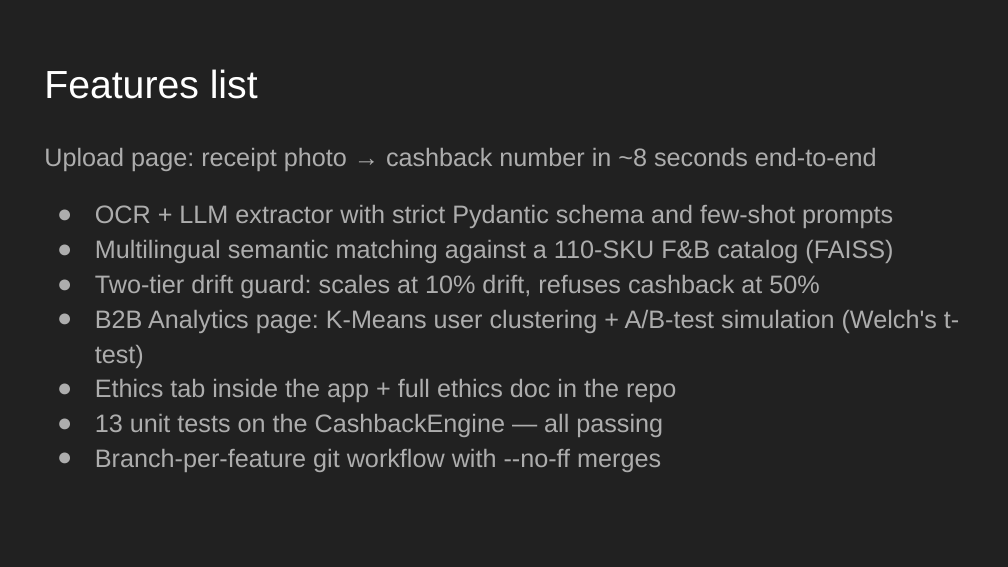
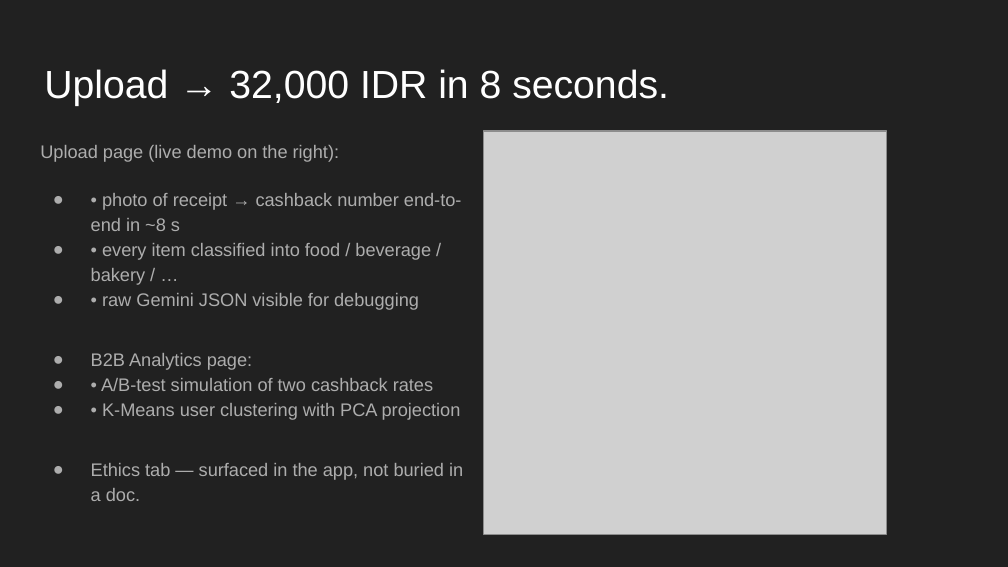
Before and after one commit to alexgl77/receipt-to-cashback, a slide deck: slide 4 of presentation/Receipt-to-Cashback.pptx. Drawn at 1008x567 pixels with LibreOffice and Linux fonts; fonts in the diff are those of the drawing; grey boxes stand for pictures. Boxes give left, top, right and bottom in pixels: in the first picture for what was removed or moved away, otherwise in the second. Text is boxed around its words. In the diff, an @@ line names an element or a change of style, - is before the commit and + after.

```diff
--- a/presentation/Receipt-to-Cashback.pptx
+++ b/presentation/Receipt-to-Cashback.pptx
@@ title at box(44, 69, 669, 106): text changed @@
-Features list
+Upload → 32,000 IDR in 8 seconds.
@@ text at box(40, 145, 463, 501): text changed; size 18 to 13 pt @@
-Upload page: receipt photo → cashback number in ~8 seconds end-to-end
-● OCR + LLM extractor with strict Pydantic schema and few-shot prompts
-● Multilingual semantic matching against a 110-SKU F&B catalog (FAISS)
-● Two-tier drift guard: scales at 10% drift, refuses cashback at 50%
-● B2B Analytics page: K-Means user clustering + A/B-test simulation (Welch's t-test)
-● Ethics tab inside the app + full ethics doc in the repo
-● 13 unit tests on the CashbackEngine — all passing
-● Branch-per-feature git workflow with --no-ff merges
+Upload page (live demo on the right):
+● • photo of receipt → cashback number end-to-end in ~8 s
+● • every item classified into food / beverage / bakery / …
+● • raw Gemini JSON visible for debugging
+● B2B Analytics page:
+● • A/B-test simulation of two cashback rates
+● • K-Means user clustering with PCA projection
+● Ethics tab — surfaced in the app, not buried in a doc.
@@ picture added at box(484, 131, 887, 534) @@
```
Also in this commit, not shown: 6 other slides changed, 7 other files.
